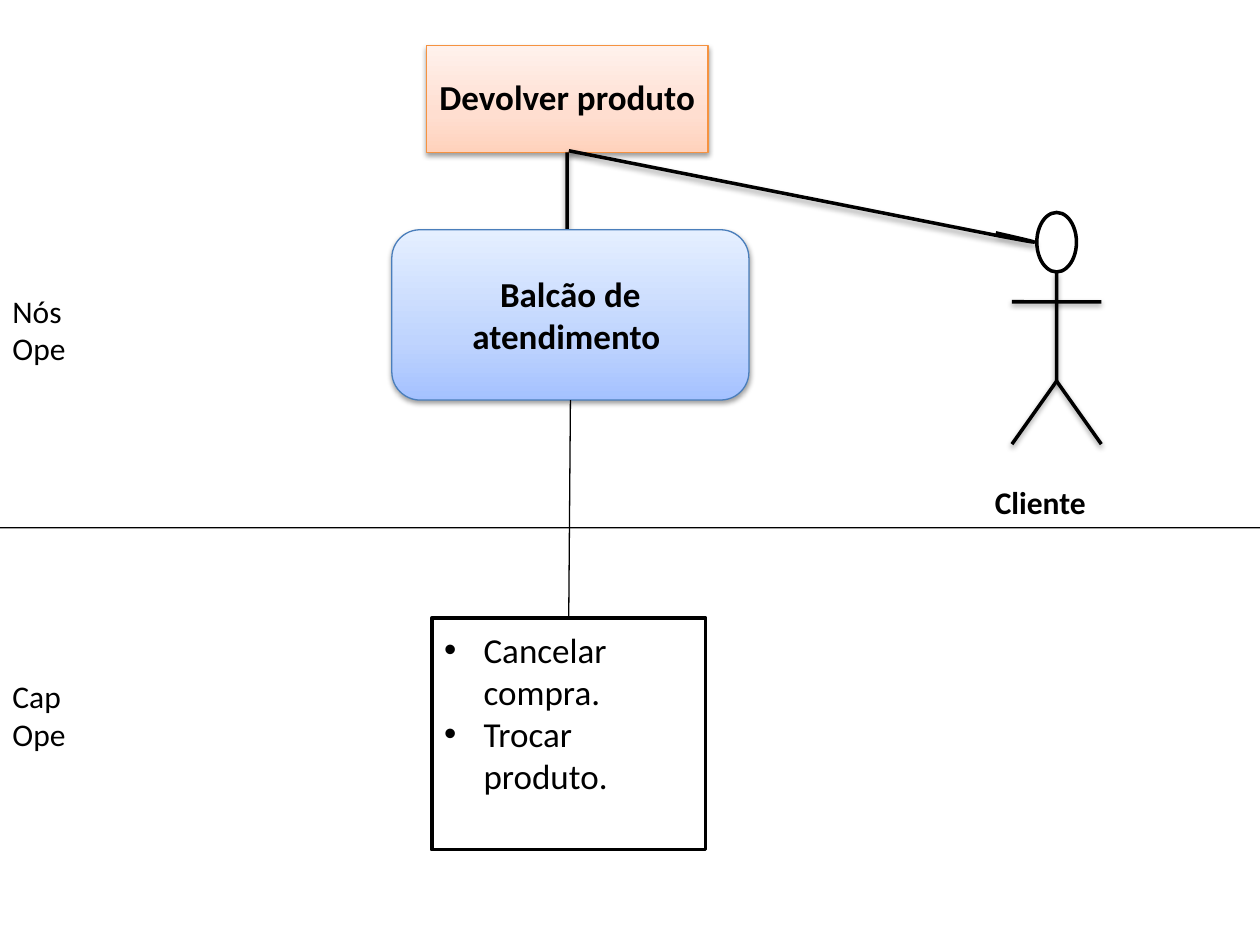
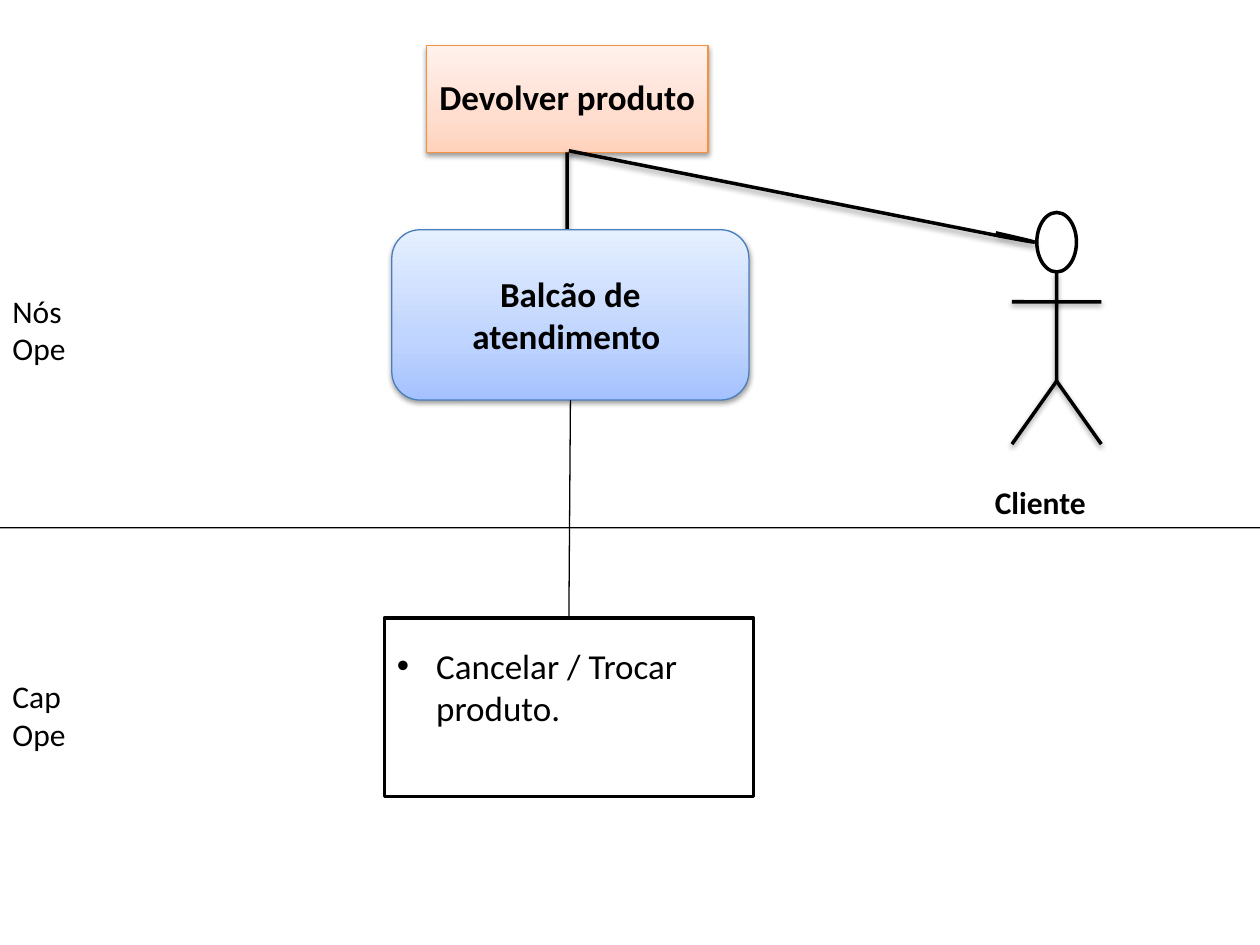
Before and after one commit to thiagobrunoalexandre/Oficina-de-Projeto-de-Empresa-1, a slide deck: slide 5 of Artefatos/15. Arquitetura de Negócio para cada Cenário.pptx. Drawn at 1260x945 pixels with LibreOffice and Linux fonts; fonts in the diff are those of the drawing. Boxes give left, top, right and bottom in pixels: in the first picture for what was removed or moved away, otherwise in the second. Text is boxed around its words. In the diff, an @@ line names an element or a change of style, - is before the commit and + after.

```diff
--- a/Artefatos/15. Arquitetura de Negócio para cada Cenário.pptx
+++ b/Artefatos/15. Arquitetura de Negócio para cada Cenário.pptx
@@ rectangle "Cancelar / Trocar produto.": place and size @@
-rectangle "Cancelar / Trocar produto." at bbox=[432, 617, 706, 849]
+rectangle "Cancelar / Trocar produto." at bbox=[384, 617, 753, 796]
@@ text in rectangle at bbox=[436, 654, 678, 727]: text changed @@
-• Cancelar compra.
-• Trocar produto.
+• Cancelar / Trocar produto.
```
Also in this commit, not shown: 3 other slides changed.
